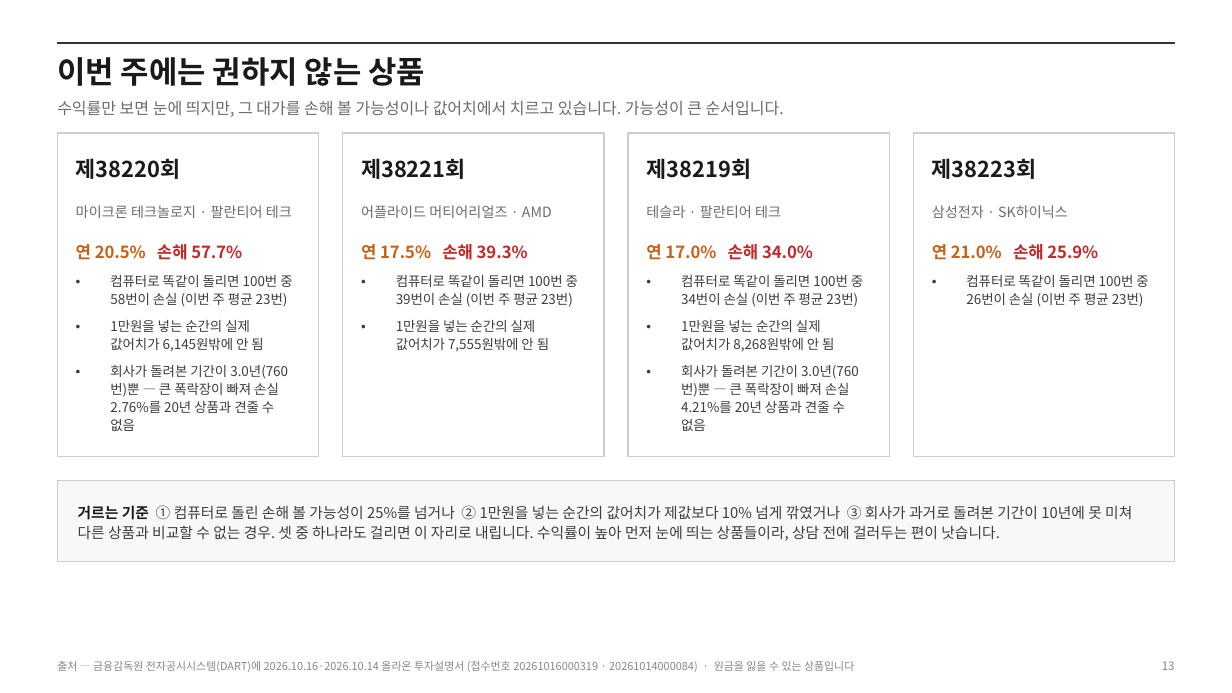
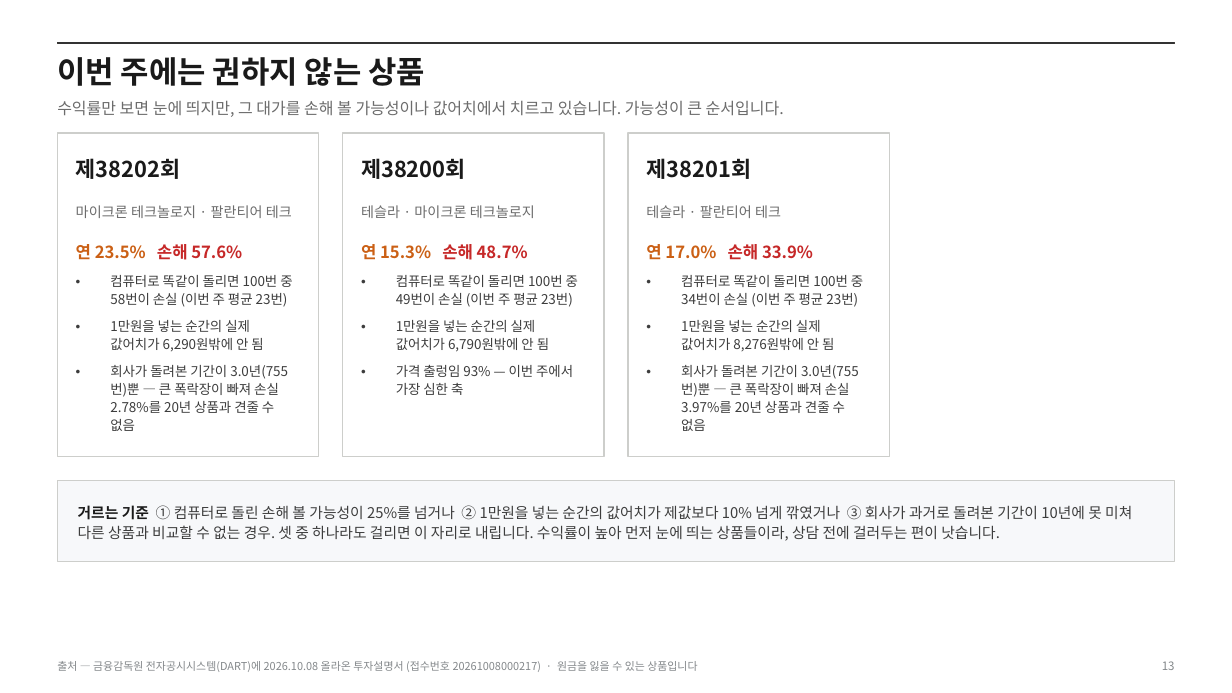
Before and after one commit to hanaroline/work_1, a slide deck: slide 13 of els-analysis-deck.pptx. Drawn at 1232x693 pixels with LibreOffice and Linux fonts; fonts in the diff are those of the drawing. Boxes give left, top, right and bottom in pixels: in the first picture for what was removed or moved away, otherwise in the second. Text is boxed around its words. In the diff, an @@ line names an element or a change of style, - is before the commit and + after.

```diff
--- a/els-analysis-deck.pptx
+++ b/els-analysis-deck.pptx
@@ rectangle removed at <box>913,133,1175,457</box> @@
@@ text at <box>76,158,181,179</box>: text changed @@
-제38220회
+제38202회
@@ text at <box>361,158,466,179</box>: text changed @@
-제38221회
+제38200회
@@ text at <box>646,158,751,179</box>: text changed @@
-제38219회
+제38201회
@@ text removed at <box>932,158,1037,179</box> @@
-제38223회
@@ text at <box>361,205,535,218</box>: text changed @@
-어플라이드 머티어리얼즈 · AMD
+테슬라 · 마이크론 테크놀로지
@@ text removed at <box>932,205,1068,218</box> @@
-삼성전자 · SK하이닉스
@@ text at <box>76,244,242,260</box>: text changed @@
-연 20.5% 손해 57.7%
+연 23.5% 손해 57.6%
@@ text at <box>361,244,528,260</box>: text changed @@
-연 17.5% 손해 39.3%
+연 15.3% 손해 48.7%
@@ text at <box>646,244,813,260</box>: text changed @@
-연 17.0% 손해 34.0%
+연 17.0% 손해 33.9%
@@ text removed at <box>932,244,1098,260</box> @@
-연 21.0% 손해 25.9%
@@ text at <box>396,275,578,395</box>: text changed @@
-• 컴퓨터로 똑같이 돌리면 100번 중 39번이 손실 (이번 주 평균 23번)
-• 1만원을 넣는 순간의 실제 값어치가 7,555원밖에 안 됨
+• 컴퓨터로 똑같이 돌리면 100번 중 49번이 손실 (이번 주 평균 23번)
+• 1만원을 넣는 순간의 실제 값어치가 6,790원밖에 안 됨
+• 가격 출렁임 93% — 이번 주에서 가장 심한 축
@@ text removed at <box>966,275,1148,307</box> @@
-• 컴퓨터로 똑같이 돌리면 100번 중 26번이 손실 (이번 주 평균 23번)
@@ text at <box>110,320,288,431</box>: text changed @@
-• 1만원을 넣는 순간의 실제 값어치가 6,145원밖에 안 됨
-• 회사가 돌려본 기간이 3.0년(760번)뿐 — 큰 폭락장이 빠져 손실 2.76%를 20년 상품과 견줄 수 없음
+• 1만원을 넣는 순간의 실제 값어치가 6,290원밖에 안 됨
+• 회사가 돌려본 기간이 3.0년(755번)뿐 — 큰 폭락장이 빠져 손실 2.78%를 20년 상품과 견줄 수 없음
@@ text at <box>681,320,859,431</box>: text changed @@
-• 1만원을 넣는 순간의 실제 값어치가 8,268원밖에 안 됨
-• 회사가 돌려본 기간이 3.0년(760번)뿐 — 큰 폭락장이 빠져 손실 4.21%를 20년 상품과 견줄 수 없음
+• 1만원을 넣는 순간의 실제 값어치가 8,276원밖에 안 됨
+• 회사가 돌려본 기간이 3.0년(755번)뿐 — 큰 폭락장이 빠져 손실 3.97%를 20년 상품과 견줄 수 없음
@@ text at <box>57,661,697,672</box>: text changed @@
-출처 — 금융감독원 전자공시시스템(DART)에 2026.10.16·2026.10.14 올라온 투자설명서 (접수번호 20261016000319 · 20261014000084) · 원금을 잃을 수 있는 상품입니다
+출처 — 금융감독원 전자공시시스템(DART)에 2026.10.08 올라온 투자설명서 (접수번호 20261008000217) · 원금을 잃을 수 있는 상품입니다
```
Also in this commit, not shown: 15 other slides changed, 23 other files.
